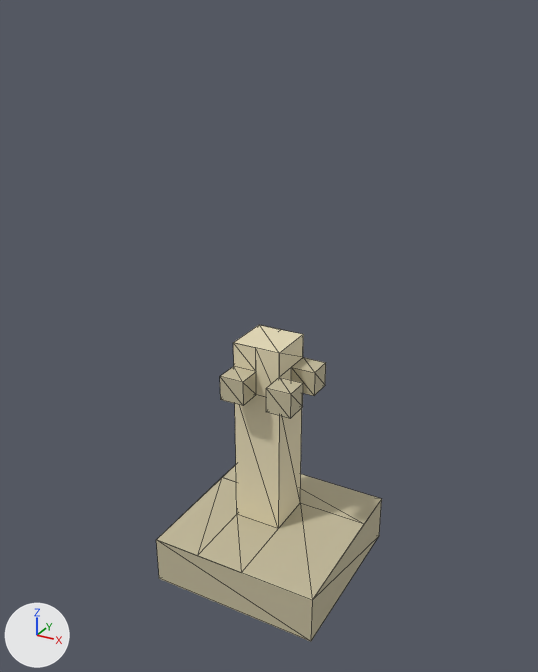
Two versions of the glTF model assets/interiores/perchero_sauce_01.glb, one commit apart.
One viewpoint serves both versions: a camera (50 mm lens) standing at (0.911, -1.655, 1.549) and looking at (0.025, -0.045, 0.744). Every picture has the same lights, and +X, +Y and +Z are marked at lower left. The first picture is the older version. Mesh edges are drawn as thin lines. Vertices at exactly the same position are counted once.

In view in the first picture: 'perchero_sauce'.
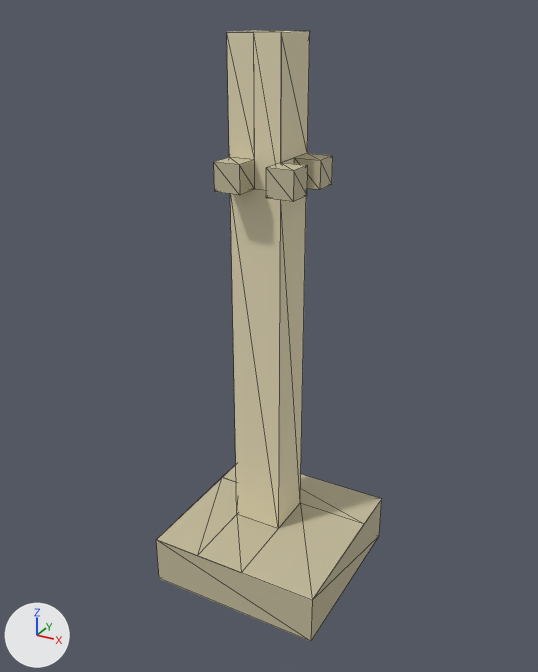
Patch to the scene script:
```diff
--- a/assets/interiores/perchero_sauce_01.glb.py
+++ b/assets/interiores/perchero_sauce_01.glb.py
@@ me_perchero_sauce @@
 # used by ob_perchero_sauce; location = (0.0, 0.0, 0.0)
-me_perchero_sauce.from_pydata(...)  # 52 vertices, 80 faces; spans x -0.214..0.286, y -0.286..0.214, z 0.0..0.714
+me_perchero_sauce.from_pydata(...)  # 52 vertices, 80 faces; spans x -0.214..0.286, y -0.286..0.214, z 0.0..1.5
+# me_perchero_sauce part 1: all 30 vertices in x -0.071..0.143, y -0.143..0.071, z 0.571..0.643 are moved by (0.0, 0.0, 0.571)
+# me_perchero_sauce part 2: all 6 vertices in x -0.071..0.071, y -0.071..0.071, z 0.714 are moved by (0.0, 0.0, 0.786)
 me_perchero_sauce.materials.append(mat_vertexcolor)
```

Where the change shows, as pixel boxes (x1, y1, x2, y2) in the pictures (538 x 672 px; the box of a moved part takes in the faces that stretch with it):
'perchero_sauce', reshaped (93% taller)
    before: (156, 325, 382, 641)
    after: (156, 30, 382, 641)
part 1 of me_perchero_sauce, moved or reshaped
    before: (220, 358, 326, 529)
    after: (214, 153, 333, 529)
part 2 of me_perchero_sauce, moved or reshaped
    before: (233, 325, 303, 397)
    after: (227, 30, 310, 190)
